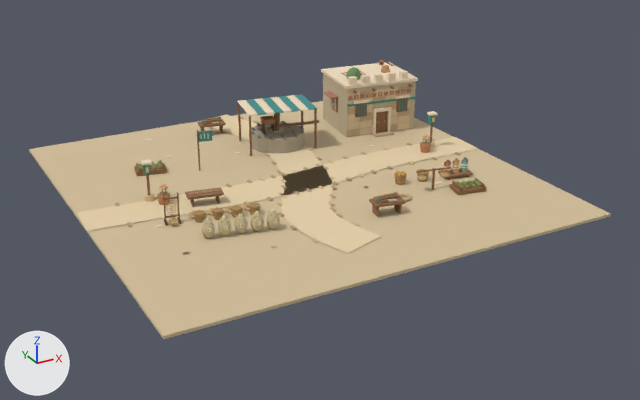
An edit to the glTF model client/public/assets/models/city/city-mill.glb, drawn before and after from the same camera.
The view is the same before and after, from a 50 mm camera at (-28.0, -54.8, 25.2) aimed at (0.9, -2.2, -1.1). The axes (+X, +Y, +Z) are drawn at lower left. The lights are the same throughout. The first picture is the older version. Where no turn or scale is listed for an object, it has been applied to the vertices. Vertices at exactly the same position are counted once.

Script lines for the objects in view, before the commit:
```python
me_mesh_0 = bpy.data.meshes.new('Mesh_0')
me_mesh_0.from_pydata(...)  # 9374 vertices, 15820 faces; spans x -16.1..16.0, y -16.0..16.4, z -0.2..5.5
me_mesh_0.materials.append(mat_material_0)
ob_mesh_0 = bpy.data.objects.new('Mesh_0', me_mesh_0)
ob_mesh_0.location = (0.0, 0.0, 0.0)
```
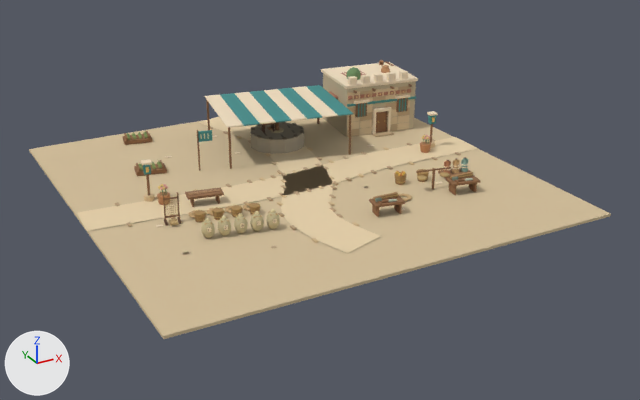
Changed parts and their boxes [x1, y1, x2, y2] in the pictures (640 x 400 px; the box of a moved part takes in the faces that stretch with it):
part 1 of me_mesh_0, moved or reshaped (not visible before): after [206, 100, 210, 130]
part 2 of me_mesh_0, moved or reshaped: before [249, 116, 252, 156]; after [228, 127, 232, 169]
part 3 of me_mesh_0, moved or reshaped: before [314, 109, 317, 148]; after [349, 115, 351, 154]
part 4 of me_mesh_0, moved or reshaped: before [262, 98, 284, 113]; after [205, 95, 244, 128]
part 5 of me_mesh_0, moved or reshaped: before [237, 100, 258, 116]; after [220, 93, 260, 126]
part 6 of me_mesh_0, moved or reshaped: before [270, 97, 292, 113]; after [234, 92, 276, 124]
part 7 of me_mesh_0, moved or reshaped: before [254, 98, 275, 114]; after [249, 90, 291, 123]
part 8 of me_mesh_0, moved or reshaped: before [279, 96, 301, 112]; after [264, 89, 307, 121]
part 9 of me_mesh_0, moved or reshaped: before [287, 95, 309, 111]; after [293, 86, 338, 118]
part 10 of me_mesh_0, moved or reshaped (not visible before): after [446, 175, 481, 186]
part 11 of me_mesh_0, moved or reshaped: before [452, 181, 462, 193]; after [449, 183, 456, 195]
part 12 of me_mesh_0, moved or reshaped (not visible before): after [469, 183, 477, 192]
part 13 of me_mesh_0, moved or reshaped: before [198, 119, 226, 128]; after [123, 133, 152, 145]
part 14 of me_mesh_0, moved or reshaped (not visible afterwards): before [238, 103, 241, 141]
part 15 of me_mesh_0, rebuilt (100% wider, 88% taller): before [295, 94, 317, 110]; after [278, 88, 323, 119]
part 16 of me_mesh_0, deleted: before [201, 99, 487, 195]
part 17 of me_mesh_0, added: after [127, 132, 148, 140]
part 18 of me_mesh_0, added: after [450, 172, 473, 179]
part 19 of me_mesh_0, reshaped: before [218, 120, 247, 134]; after [218, 126, 234, 131]
part 20 of me_mesh_0, added (cyan): after [306, 85, 353, 116]

The change, as a list of edits to the scene's bpy script:
```text
Change me_mesh_0:
    used by ob_mesh_0; location = (0.0, 0.0, 0.0)
    remove me_mesh_0.from_pydata(...)  # 9374 vertices, 15820 faces; spans x -16.1..16.0, y -16.0..16.4, z -0.2..5.5
    add me_mesh_0.from_pydata(...)  # 9366 vertices, 15808 faces; spans x -16.1..16.0, y -16.0..16.4, z -0.2..5.5
    me_mesh_0 part 1: the loose piece of 8 vertices spanning x -2.1..-1.5, y 12.1..12.3, z 0.9..1.0 is scaled about its middle by (0.268, 0.85, 34), then moved by (-0.1, -0.2, 0.7)
    me_mesh_0 part 2: the loose piece of 8 vertices spanning x -0.9..-0.8, y 5.8..6.0, z 0.0..3.4 is moved by (-2.5, -1.7, 0.0)
    me_mesh_0 part 3: the loose piece of 8 vertices spanning x 4.4..4.5, y 4.9..5.0, z 0.0..3.4 is moved by (1.7, -2.5, 0.0)
    me_mesh_0 part 4: the loose piece of 8 vertices spanning x 1.1..2.5, y 5.2..9.3, z 3.4 is scaled about its middle by (1.94, 2.09, 1), then moved by (-4.0, 0.7, 0.0)
    me_mesh_0 part 5: the loose piece of 8 vertices spanning x -1.0..0.4, y 5.6..9.6, z 3.4 is scaled about its middle by (1.94, 2.09, 1), then moved by (-0.7, 0.1, 0.0)
    me_mesh_0 part 6: the loose piece of 8 vertices spanning x 1.8..3.2, y 5.1..9.1, z 3.4 is scaled about its middle by (1.94, 2.09, 1), then moved by (-2.2, 0.4, 0.0)
    me_mesh_0 part 7: the loose piece of 8 vertices spanning x 0.4..1.8, y 5.4..9.4, z 3.4 is scaled about its middle by (1.94, 2.09, 1), then moved by (0.4, -0.1, 0.0)
    me_mesh_0 part 8: the loose piece of 8 vertices spanning x 2.4..3.9, y 5.0..9.0, z 3.4 is scaled about its middle by (1.94, 2.09, 1), then moved by (-0.4, 0.1, 0.0)
    me_mesh_0 part 9: the loose piece of 8 vertices spanning x 3.1..4.5, y 4.9..8.9, z 3.4 is scaled about its middle by (1.94, 2.09, 1), then moved by (1.4, -0.3, 0.0)
    me_mesh_0 part 10: the loose piece of 8 vertices spanning x 9.6..9.7, y -8.3, z 0.6..0.7 is scaled about its middle by (67.6, 38.2, 0.889), then moved by (-0.2, 0.3, 0.2)
    me_mesh_0 part 11: the loose piece of 8 vertices spanning x 8.9..9.3, y -8.5..-7.2, z 0.2..0.6 is scaled about its middle by (0.776, 0.7, 2), then moved by (-0.4, 0.0, 0.0)
    me_mesh_0 part 12: the loose piece of 8 vertices spanning x 10.2, y -8.1..-8.0, z 0.6..0.7 is scaled about its middle by (4.83, 29.2, 4.44), then moved by (0.1, -0.1, -0.2)
    me_mesh_0 part 13: the loose piece of 8 vertices spanning x -2.7..-0.3, y 11.7..13.2, z 0.8..0.9 is scaled about its middle by (1.04, 1.14, 1.87), then moved by (-6.2, 1.1, -0.7)
    me_mesh_0 part 14: the loose piece of 8 vertices spanning x -0.3..-0.1, y 9.4..9.5, z 0.0..3.4 is scaled about its middle by (0.219, 0.219, 0.0529), then moved by (-6.7, 4.3, -1.1)
    me_mesh_0 part 15: the loose piece of 8 vertices spanning x 3.8..5.2, y 4.8..8.8, z 3.4 is rebuilt with 8 vertices and now spans x 2.6..5.4, y 2.7..11.0, z 3.4
    me_mesh_0 part 16: 18 loose pieces with 172 vertices, spanning x -2.3..11.2, y -8.9..12.9, z 0.0..3.4, are deleted
    me_mesh_0 part 17: 140 vertices added at x -8.6..-6.8, y 12.9..13.7, z 0.3..0.7
    me_mesh_0 part 18: 24 vertices added at x 8.7..10.4, y -8.0..-7.5, z 1.0..1.3
    me_mesh_0 part 19: 1 vertex moved within x -0.6, y 12.7, z 0.0; 8 vertices removed from x -0.8..-0.6, y 11.8..12.8, z 0.0..0.8
    me_mesh_0 part 20: 8 vertices added at x 5.1..7.8, y 2.2..10.6, z 3.4
    other edits to the shape of me_mesh_0 do not show in these pictures
```
